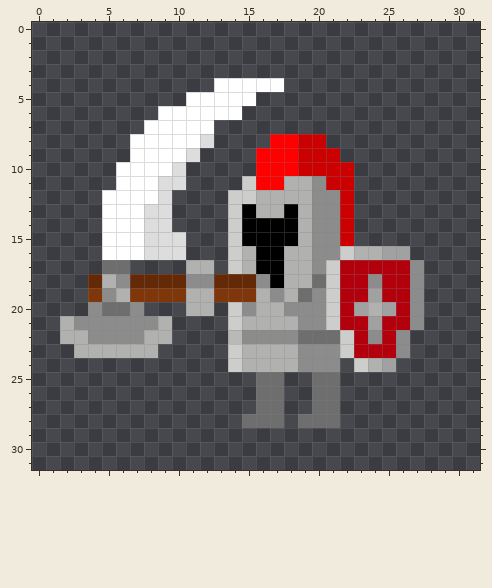
Pixel-art sprite -- Sprites/perso_attaque0.png. Above, as it was before the edit.
The file is 32x32 pixels. Colours within 5 levels of each other are drawn and written as one.
After the commit:
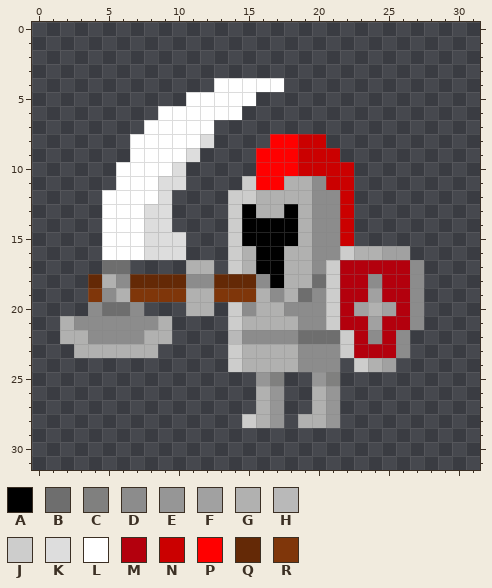
Palette (. is transparent): A #000000  B #6e6e6e  C #80807f  D #8c8c8c  E #969696  F #a1a1a1  G #b1b1b0  H #b9b9b9  J #cdcdcc  K #dddddd  L #ffffff  M #b3000d  N #cb0000  P #ff0000  Q #642906  R #7f360a
Diff:
@@ x 13..23 @@
 24 .JGGGGDDD.J
-25 ...BB..BB..
-26 ...BB..BB..
-27 ...BB..BB..
-28 ..BBB.BBB..
+25 ...EC..EC..
+26 ...GE..GE..
+27 ...GE..GE..
+28 ..JGE.GGE..
 29 ...........
Pixel boxes of the changes (left, top, right, bottom) in both pictures:
changed: (242, 372, 340, 428)
